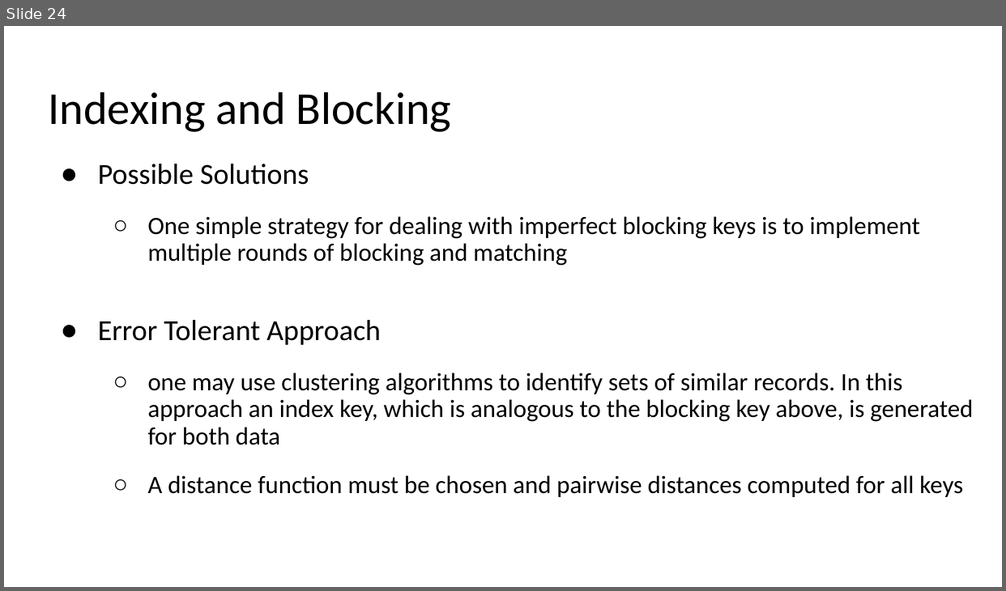
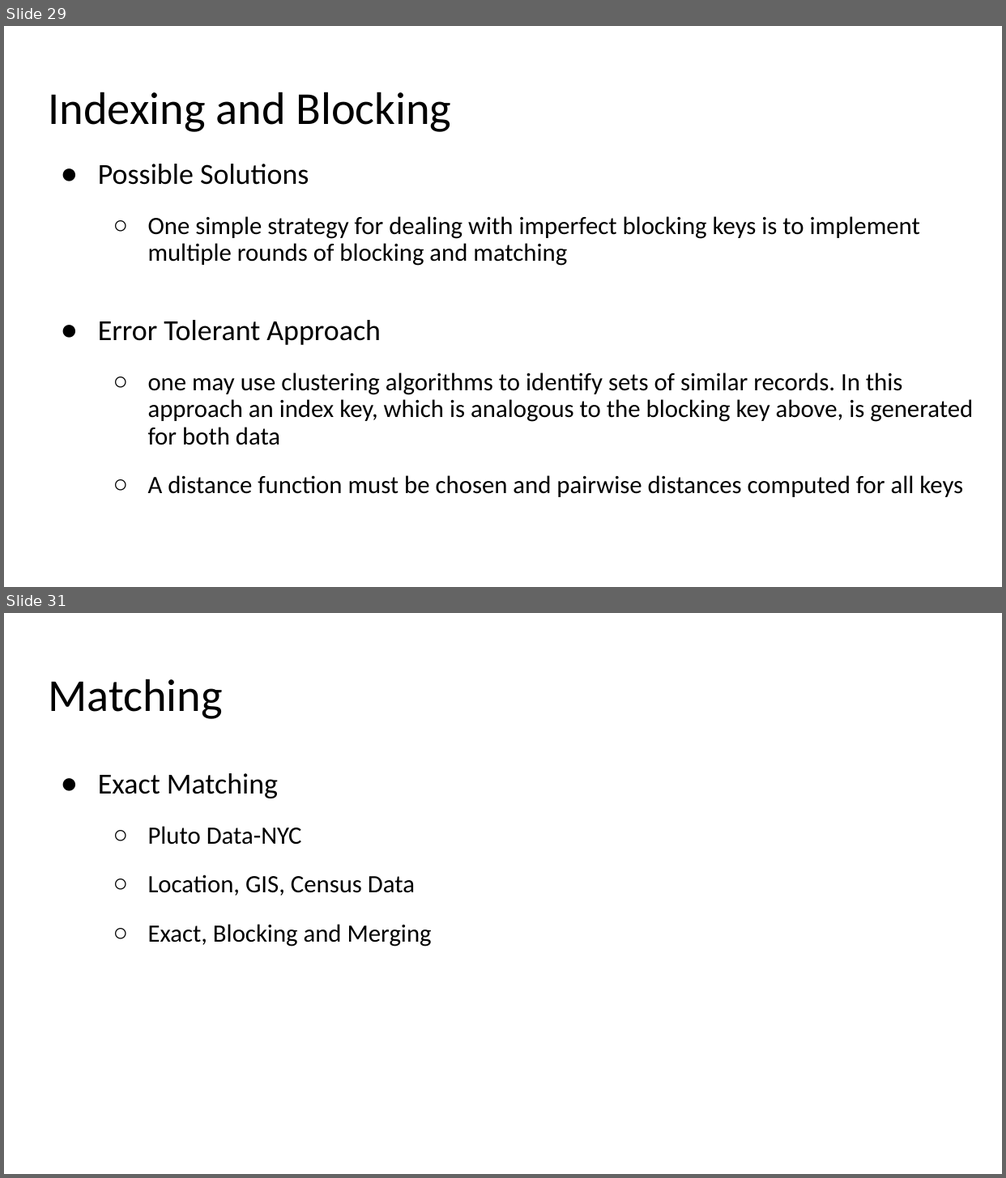
Before and after one commit to moonbg/21bigdataskku, a slide deck: Slides/Week6.pptx. Shown one above the other, each under a label of ours: slide 24 before the commit, slides 29 and 31 after it; the slides between them are not shown. The pictures are 1006x591 and 1006x1178 pixels, drawn with LibreOffice and Linux fonts; fonts in the diff are those of the drawing. Boxes give left, top, right and bottom in pixels: in the first picture for what was removed or moved away, otherwise in the second. Text is boxed around its words. In the diff, an @@ line names an element or a change of style, - is before the commit and + after.

```diff
--- a/Slides/Week6.pptx
+++ b/Slides/Week6.pptx
@@ slide 31 added at (x1=4, y1=613, x2=1002, y2=1174), background #FFFFFF @@
@@ title added at (x1=48, y1=679, x2=223, y2=719), 33 pt, text #000000 @@
+Matching
@@ text added at (x1=98, y1=773, x2=432, y2=947), 18 pt, text #000000 @@
+● Exact Matching
+  ○ Pluto Data-NYC
+  ○ Location, GIS, Census Data
+  ○ Exact, Blocking and Merging
@@ what was slide 24 is now slide 29 @@
```
Also in this commit, not shown: 3 slides changed, 19 other slides added, 9 other files.
